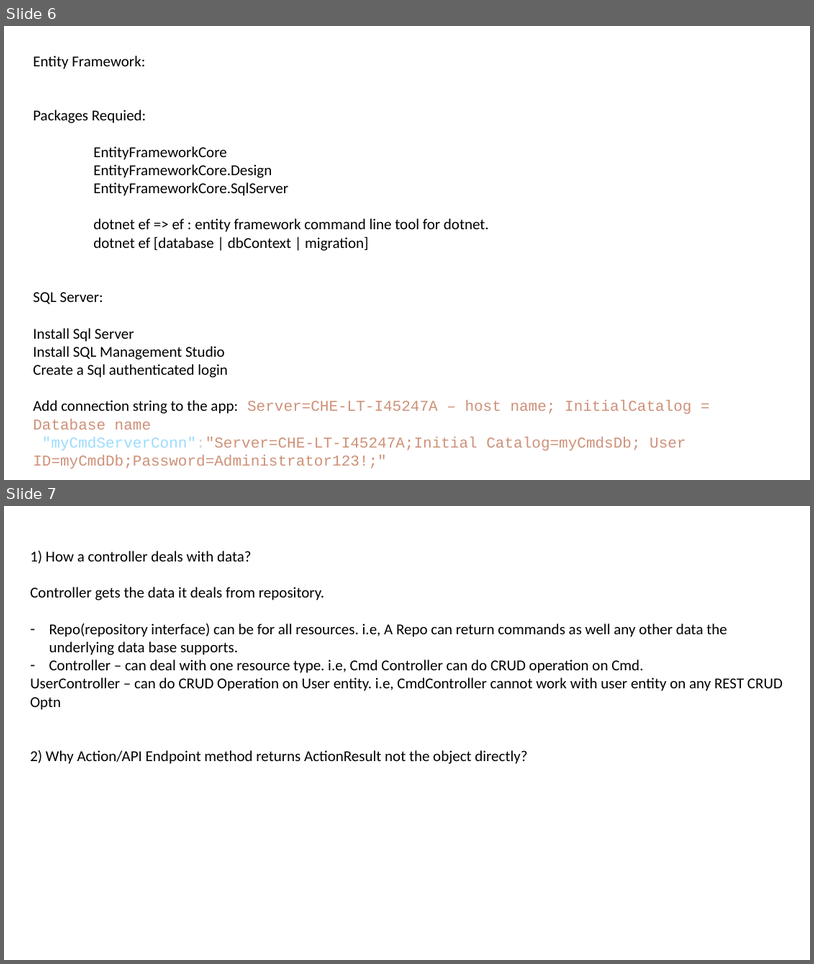
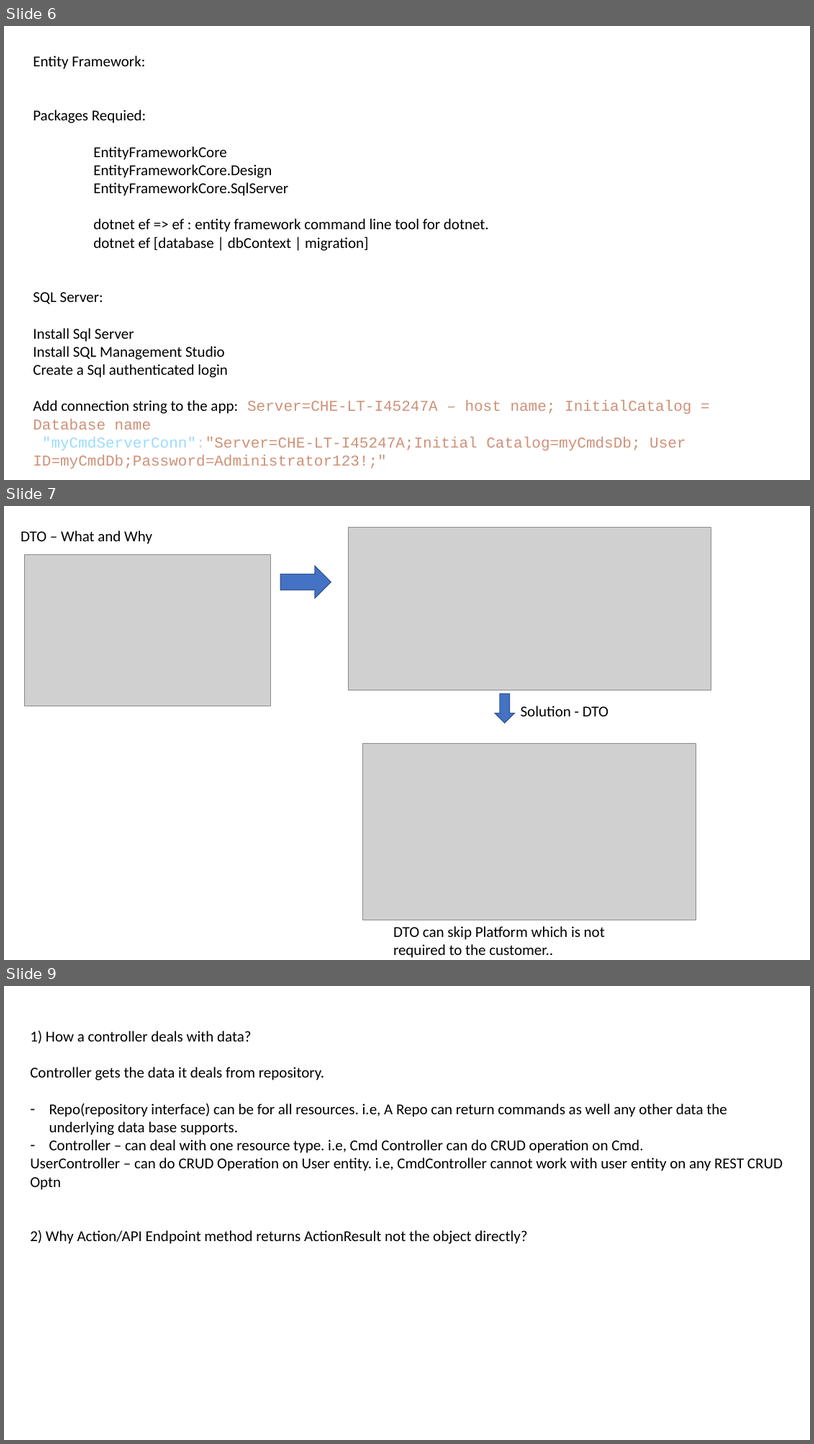
Before and after one commit to devi-priyadharshini/restAPI, a slide deck: docs/Rest API using .Net Core 3.1.pptx. Shown one above the other, each under a label of ours: slides 6 and 7 before the commit, slides 6, 7 and 9 after it; the slides between them are not shown. The pictures are 814x964 and 814x1444 pixels, drawn with LibreOffice and Linux fonts; fonts in the diff are those of the drawing; grey boxes stand for pictures. Boxes give left, top, right and bottom in pixels: in the first picture for what was removed or moved away, otherwise in the second. Text is boxed around its words. In the diff, an @@ line names an element or a change of style, - is before the commit and + after.

```diff
--- a/docs/Rest API using .Net Core 3.1.pptx
+++ b/docs/Rest API using .Net Core 3.1.pptx
@@ slide 7 added at bbox=[4, 506, 810, 960], background #FFFFFF @@
@@ picture added at bbox=[348, 527, 711, 690] @@
@@ text added at bbox=[21, 530, 152, 544], 18 pt, text #000000 @@
+DTO – What and Why
@@ picture added at bbox=[24, 555, 270, 706] @@
@@ right arrow added at bbox=[280, 566, 331, 598], fill #4472C4, outline #325491 1 pt @@
@@ down arrow added at bbox=[495, 693, 514, 723], fill #4472C4, outline #325491 1 pt @@
@@ text added at bbox=[521, 705, 609, 716], 18 pt, text #000000 @@
+Solution - DTO
@@ picture added at bbox=[363, 743, 697, 920] @@
@@ text added at bbox=[394, 926, 605, 957], 18 pt, text #000000 @@
+DTO can skip Platform which is not required to the customer..
@@ what was slide 7 is now slide 9 @@
```
Also in this commit, not shown: 1 other slide added, 6 other files.
